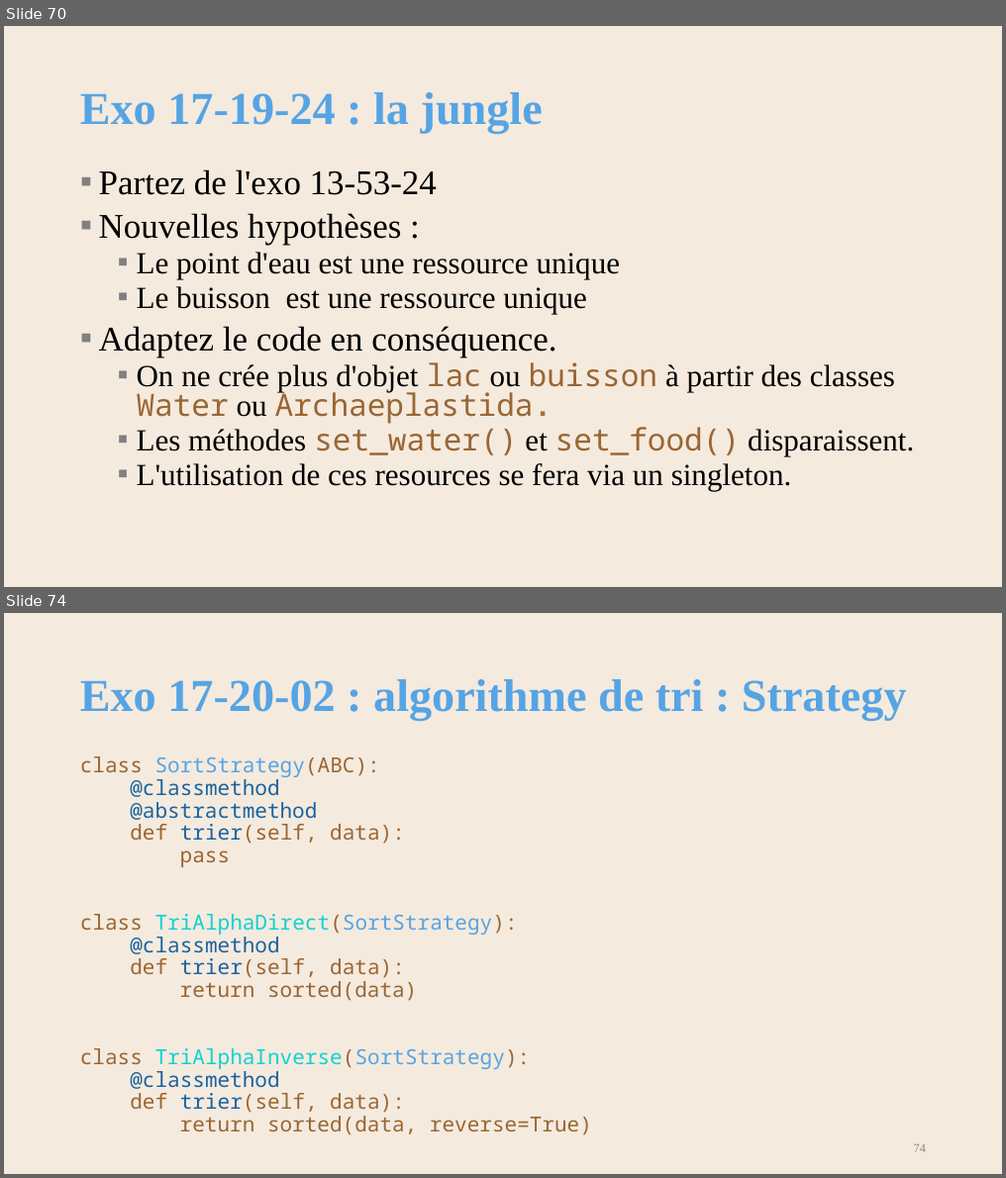
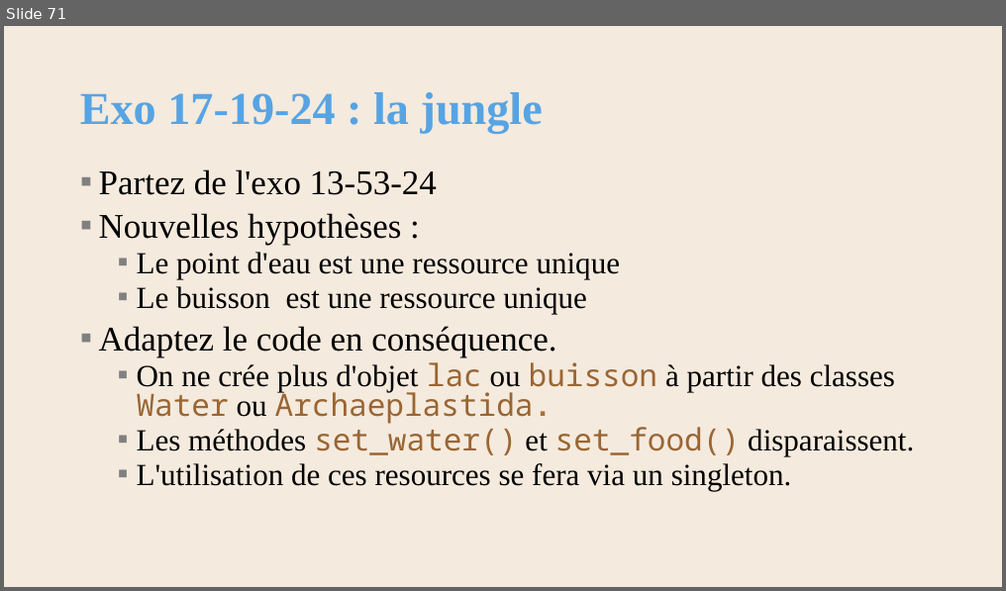
Before and after one commit to AlainWafflard/4IPO3, a slide deck: 17-POO-design-pattern/syllabus_17.pptx. Shown one above the other, each under a label of ours: slides 70 and 74 before the commit, slide 71 after it; the slides between them are not shown. The pictures are 1006x1178 and 1006x591 pixels, drawn with LibreOffice and Linux fonts; fonts in the diff are those of the drawing; background and template pictures are left out. Boxes give left, top, right and bottom in pixels: in the first picture for what was removed or moved away, otherwise in the second. Text is boxed around its words. In the diff, an @@ line names an element or a change of style, - is before the commit and + after.

```diff
--- a/17-POO-design-pattern/syllabus_17.pptx
+++ b/17-POO-design-pattern/syllabus_17.pptx
@@ slide 74 removed at box(4, 613, 1002, 1174), background #F5EADE @@
@@ title removed at box(80, 679, 907, 721) @@
-Exo 17-20-02 : algorithme de tri : Strategy
@@ text removed at box(80, 757, 592, 1136) @@
-class SortStrategy(ABC):
-@classmethod
-@abstractmethod
-def trier(self, data):
-pass
-class TriAlphaDirect(SortStrategy):
-@classmethod
-def trier(self, data):
-return sorted(data)
-class TriAlphaInverse(SortStrategy):
-@classmethod
-def trier(self, data):
-return sorted(data, reverse=True)
@@ page number removed at box(914, 1145, 927, 1153) @@
-74
@@ what was slide 70 is now slide 71 @@
```
Also in this commit, not shown: 8 slides changed, 1 slide added, 5 other slides removed, 2 other files.
